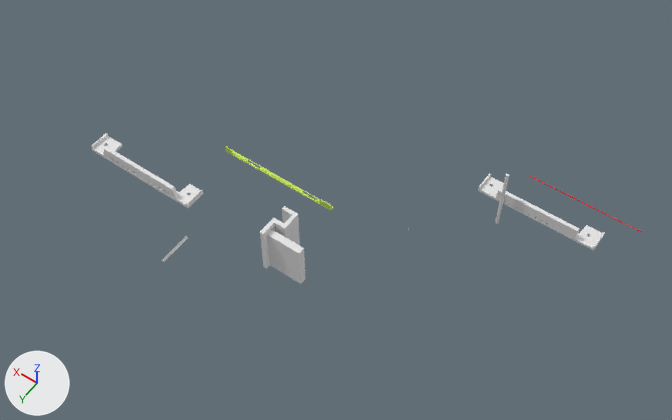
One commit to the Blender file RAK2270/rak2270-base03.blend: the scene before it, then after it.
Rendered twice from a 50 mm lens placed at (-348.0, 267.0, 484.0), pointed at (-121.0, -50.0, -14.0). Every picture has the same lights, and +X, +Y and +Z are marked at lower left.

Before the edit, the objects in view are built like this:
```python
me_cube_001 = bpy.data.meshes.new('Cube.001')
me_cube_001.from_pydata(...)  # 321 vertices, 243 faces; spans x -8.4..0.44, y -0.55..1.0, z -1.51..9.77
me_cube_005 = bpy.data.meshes.new('Cube.005')
me_cube_005.from_pydata(...)  # 532 vertices, 532 faces; spans x -19.0..1.0, y -1.0..17.0, z -17.0..1.0
me_cube_009 = bpy.data.meshes.new('Cube.009')
me_cube_009.from_pydata(...)  # 292 vertices, 225 faces; spans x -8.58..0.44, y -0.55..1.0, z -1.0..9.77
ob_jivan04 = bpy.data.objects.new('jivan04', me_cube_005)
ob_jivan04.location = (-109.2, 11.5, -16.1)
ob_jivan04.rotation_euler = (3.142, 0.0, 0.0)  # degrees (180, 0, 0)
ob_jivan04.scale = (1.4, 1.4, 2.11)
_m = ob_jivan04.modifiers.new('Boolean', 'BOOLEAN')
ob_rig07 = bpy.data.objects.new('rig07', me_cube_001)
ob_rig07.location = (35.0, 5.2, 2.7)
ob_rig07.rotation_euler = (0.0, 0.0, 12.57)  # degrees (0, 0, 0)
ob_rig07.scale = (9.87, 9.87, 0.98)
ob_rig07_001 = bpy.data.objects.new('rig07.001', me_cube_009)
ob_rig07_001.location = (-192.0, -138.5, -23.1)
ob_rig07_001.rotation_euler = (0.0, 0.0, 12.57)  # degrees (0, 0, 0)
ob_rig07_001.scale = (9.87, 9.87, 0.98)
```
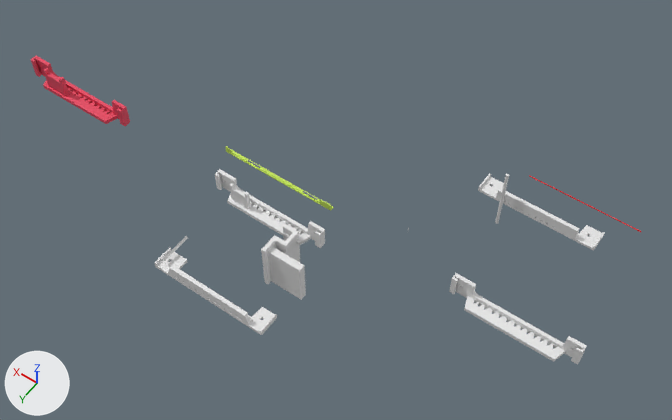
What differs and where, as boxes (x1, y1, x2, y2) in the pictures (672 x 420 px):
'rig07', moved
    before: (91, 133, 203, 208)
    after: (154, 247, 277, 335)
'rig08.001', added
    after: (449, 273, 586, 365)
'jivan04', moved
    before: (260, 206, 305, 284)
    after: (261, 224, 306, 300)
'rig09.001', added
    after: (215, 169, 325, 248)
'rig12', added (red)
    after: (31, 56, 130, 126)

The change in detail:
Material 'Material.002' (mat_material_002) is new.
Its base color is (0.8, 0.0574, 0.115) (red #e7445f).
Mesh me_cube_007 is new.
It has 389 vertices, 305 faces and spans x -8.4..0.44, y -0.85..1.0, z -1.51..9.77.
Mesh me_cube_004 is new.
It has 361 vertices, 283 faces and spans x -8.4..0.44, y -0.55..1.0, z -1.51..9.77.
Mesh me_cube_002 is new.
It has 393 vertices, 303 faces and spans x -8.4..0.46, y -0.85..1.0, z -1.51..9.77.
It uses material mat_material_002 (red #e7445f).
Object 'rig07' (ob_rig07) moves from (35.0, 5.2, 2.7) to (-58.6, 46.8, -10.6).
Object 'jivan04' (ob_jivan04) moves from (-109.2, 11.5, -16.1) to (-109.2, 11.9, -34.3).
Object 'rig09.001' (ob_rig09_001) is new; it shows me_cube_007.
Its location is (-51.3, -18.0, 2.4).
Its rotation in degrees is (-90, 0, 0).
Its scale is (9.87, 9.87, 0.98).
Object 'rig08.001' (ob_rig08_001) is new; it shows me_cube_004.
Its location is (-225.6, -33.5, 9.4).
Its rotation in degrees is (-90, 0, 0).
Its scale is (9.87, 9.87, 0.98).
Object 'rig12' (ob_rig12) is new; it shows me_cube_002.
Its location is (108.4, -10.1, 25.3).
Its rotation in degrees is (-90, 0, 0).
Its scale is (9.87, 9.87, 0.98).
